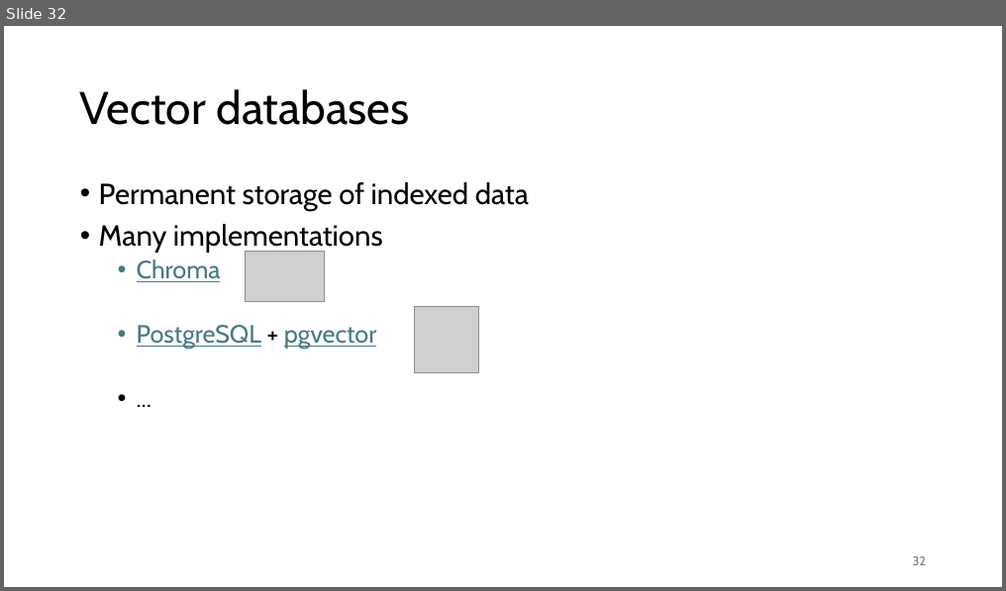
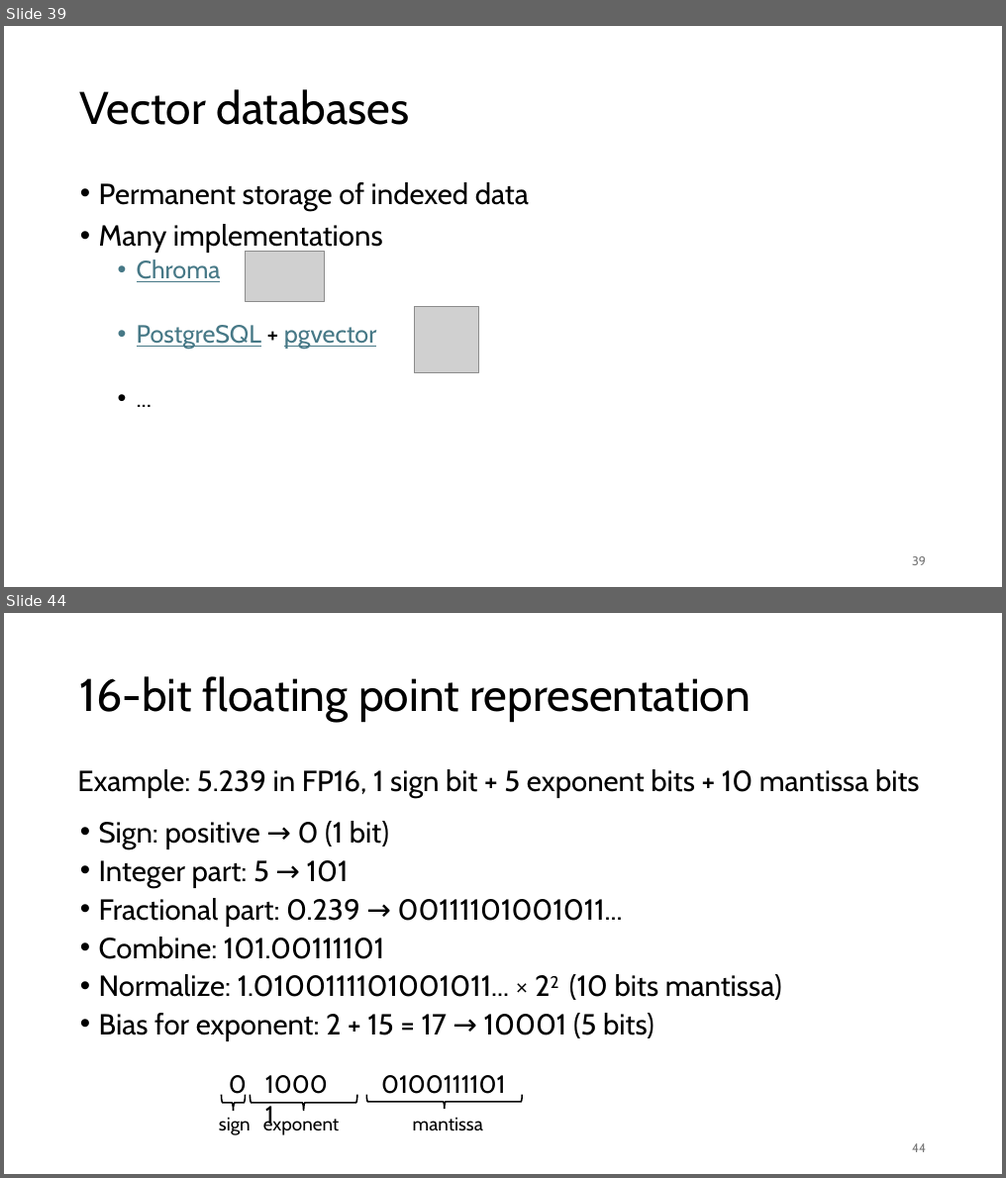
Before and after one commit to gjbex/Deploying-LLMs-locally, a slide deck: local_LLMs.pptx. Shown one above the other, each under a label of ours: slide 32 before the commit, slides 39 and 44 after it; the slides between them are not shown. The pictures are 1006x591 and 1006x1178 pixels, drawn with LibreOffice and Linux fonts; fonts in the diff are those of the drawing; grey boxes stand for pictures. Boxes give left, top, right and bottom in pixels: in the first picture for what was removed or moved away, otherwise in the second. Text is boxed around its words. In the diff, an @@ line names an element or a change of style, - is before the commit and + after.

Commit message:
Add slides on floating point representations

```diff
--- a/local_LLMs.pptx
+++ b/local_LLMs.pptx
@@ slide 44 added at bbox=[4, 613, 1002, 1174], background #FFFFFF @@
@@ title added at bbox=[80, 676, 750, 722], 44 pt, text #000000 @@
+16-bit floating point representation
@@ text added at bbox=[77, 769, 920, 798], 28 pt, text #000000 @@
+Example: 5.239 in FP16, 1 sign bit + 5 exponent bits + 10 mantissa bits
@@ text added at bbox=[99, 821, 782, 1042], 28 pt, text #000000 @@
+• Sign: positive → 0 (1 bit)
+• Integer part: 5 → 101
+• Fractional part: 0.239 → 00111101001011...
+• Combine: 101.00111101
+• Normalize: 1.0100111101001011... × 22 (10 bits mantissa)
+• Bias for exponent: 2 + 15 = 17 → 10001 (5 bits)
@@ text added at bbox=[229, 1075, 247, 1100], 24 pt, text #000000 @@
+0
@@ text added at bbox=[257, 1065, 341, 1103], 24 pt, text #000000 @@
+10001
@@ text added at bbox=[381, 1075, 506, 1094], 24 pt, text #000000 @@
+0100111101
@@ text added at bbox=[219, 1117, 251, 1136], 18 pt, text #000000 @@
+sign
@@ left brace added at bbox=[221, 1095, 245, 1112], outline #000000 1.5 pt @@
@@ left brace added at bbox=[250, 1095, 357, 1111], outline #000000 1.5 pt @@
@@ text added at bbox=[263, 1115, 339, 1136], 18 pt, text #000000 @@
+exponent
@@ left brace added at bbox=[366, 1095, 523, 1110], outline #000000 1.5 pt @@
@@ text added at bbox=[413, 1117, 483, 1132], 18 pt, text #000000 @@
+mantissa
@@ page number added at bbox=[912, 1144, 926, 1153], 12 pt, text #797979 @@
+44
@@ what was slide 32 is now slide 39 @@
@@ page number at bbox=[912, 557, 926, 566]: text changed @@
-32
+39
```
Also in this commit, not shown: 5 slides changed, 12 other slides added.
